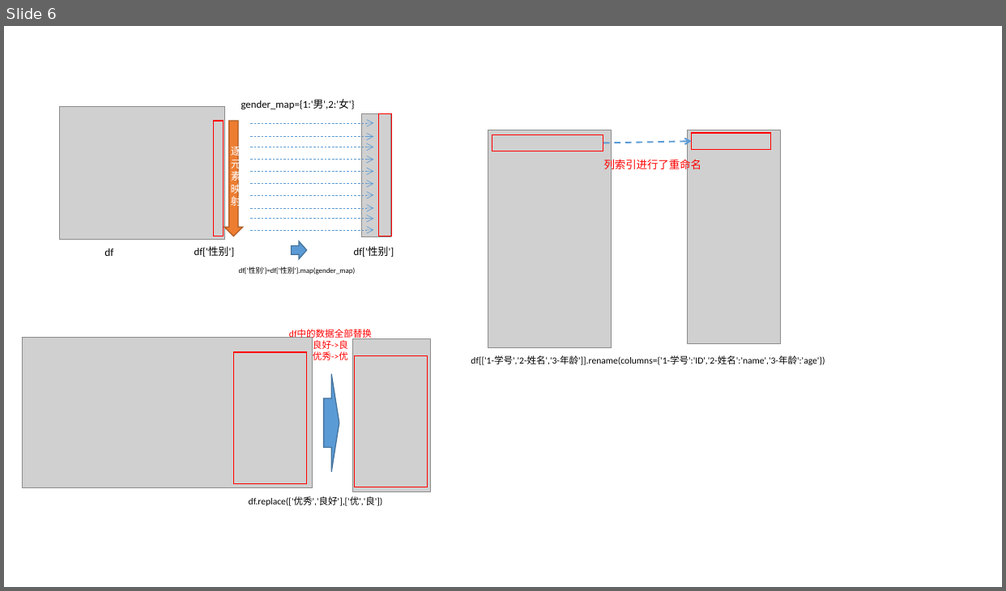
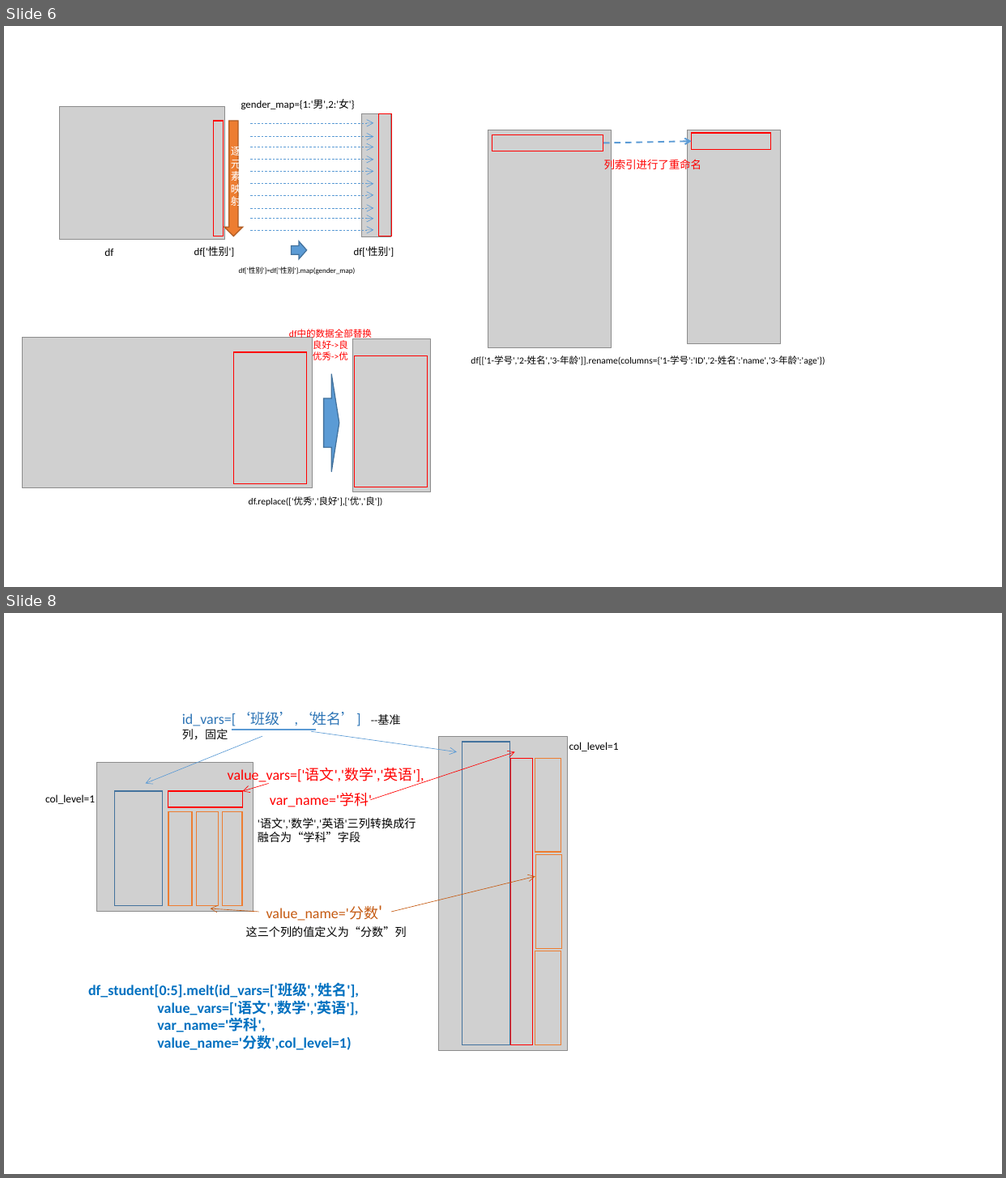
Before and after one commit to xiejava1018/xiejavaimagesrc, a slide deck: images/2022/画图.pptx. Shown one above the other, each under a label of ours: slide 6 before the commit, slides 6 and 8 after it; the slides between them are not shown. The pictures are 1006x591 and 1006x1178 pixels, drawn with LibreOffice and Linux fonts; fonts in the diff are those of the drawing; grey boxes stand for pictures. Boxes give left, top, right and bottom in pixels: in the first picture for what was removed or moved away, otherwise in the second. Text is boxed around its words. In the diff, an @@ line names an element or a change of style, - is before the commit and + after.

```diff
--- a/images/2022/画图.pptx
+++ b/images/2022/画图.pptx
@@ slide 8 added at (x1=4, y1=613, x2=1002, y2=1174), background #FFFFFF @@
@@ text added at (x1=182, y1=712, x2=401, y2=740), 14 pt, text #2E75B6 @@
+id_vars=[‘班级’,‘姓名’] --基准列，固定
@@ line added from (232, 730) to (315, 730), #5B9BD5 1.5 pt @@
@@ arrow added from (311, 731) to (457, 752), #5B9BD5 0.5 pt @@
@@ arrow added from (262, 736) to (146, 784), #5B9BD5 0.5 pt @@
@@ arrow added from (371, 800) to (515, 752), #FF0000 0.5 pt @@
@@ picture added at (x1=438, y1=736, x2=568, y2=1051) @@
@@ rectangle added at (x1=462, y1=742, x2=510, y2=1045), outline #43739E 1 pt @@
@@ rectangle added at (x1=511, y1=758, x2=533, y2=1045), outline #FF0000 1 pt @@
@@ rectangle added at (x1=535, y1=758, x2=562, y2=852), outline #ED7D31 1 pt @@
@@ text added at (x1=569, y1=742, x2=619, y2=752), 10.5 pt, text #000000 @@
+col_level=1
@@ picture added at (x1=97, y1=762, x2=253, y2=912) @@
@@ text added at (x1=228, y1=769, x2=424, y2=785), 14 pt, text #FF0000 @@
+value_vars=['语文','数学','英语'],
@@ text added at (x1=45, y1=794, x2=95, y2=804), 10.5 pt, text #000000 @@
+col_level=1
@@ rectangle added at (x1=115, y1=791, x2=163, y2=905), outline #43739E 1 pt @@
@@ rectangle added at (x1=168, y1=791, x2=242, y2=807), outline #FF0000 1 pt @@
@@ arrow added from (268, 784) to (243, 791), #FF0000 0.5 pt @@
@@ text added at (x1=270, y1=794, x2=372, y2=807), 14 pt, text #FF0000 @@
+var_name='学科'
@@ rectangle added at (x1=168, y1=812, x2=193, y2=905), outline #ED7D31 1 pt @@
@@ rectangle added at (x1=197, y1=812, x2=218, y2=905), outline #ED7D31 1 pt @@
@@ rectangle added at (x1=222, y1=812, x2=242, y2=905), outline #ED7D31 1 pt @@
@@ text added at (x1=258, y1=818, x2=416, y2=842), 11 pt, text #000000 @@
+'语文','数学','英语'三列转换成行
+融合为“学科”字段
@@ rectangle added at (x1=535, y1=855, x2=562, y2=948), outline #ED7D31 1 pt @@
@@ arrow added from (392, 912) to (535, 876), #C55A11 0.5 pt @@
@@ arrow added from (258, 912) to (211, 909), #C55A11 0.5 pt @@
@@ text added at (x1=246, y1=926, x2=407, y2=937), 11 pt, text #000000 @@
+这三个列的值定义为“分数”列
@@ text added at (x1=266, y1=907, x2=378, y2=921), 14 pt, text #C55A11 @@
+value_name='分数'
@@ rectangle added at (x1=535, y1=952, x2=562, y2=1045), outline #ED7D31 1 pt @@
@@ text added at (x1=88, y1=983, x2=359, y2=1050), 14 pt, text #0070C0, bold @@
+df_student[0:5].melt(id_vars=['班级','姓名'],
+value_vars=['语文','数学','英语'],
+var_name='学科',
+value_name='分数',col_level=1)
```
Also in this commit, not shown: 2 other slides added, 20 other files.
